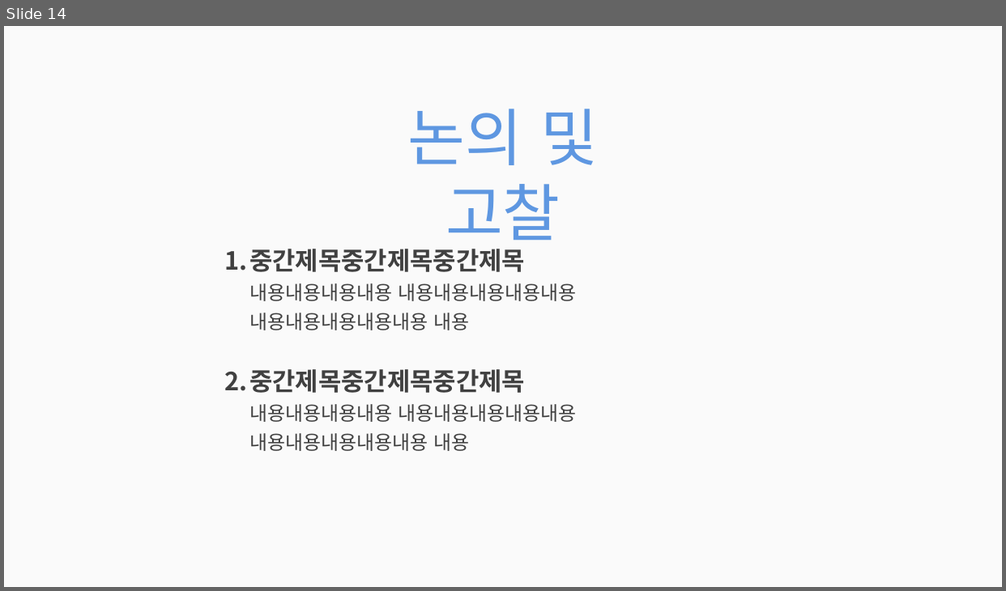
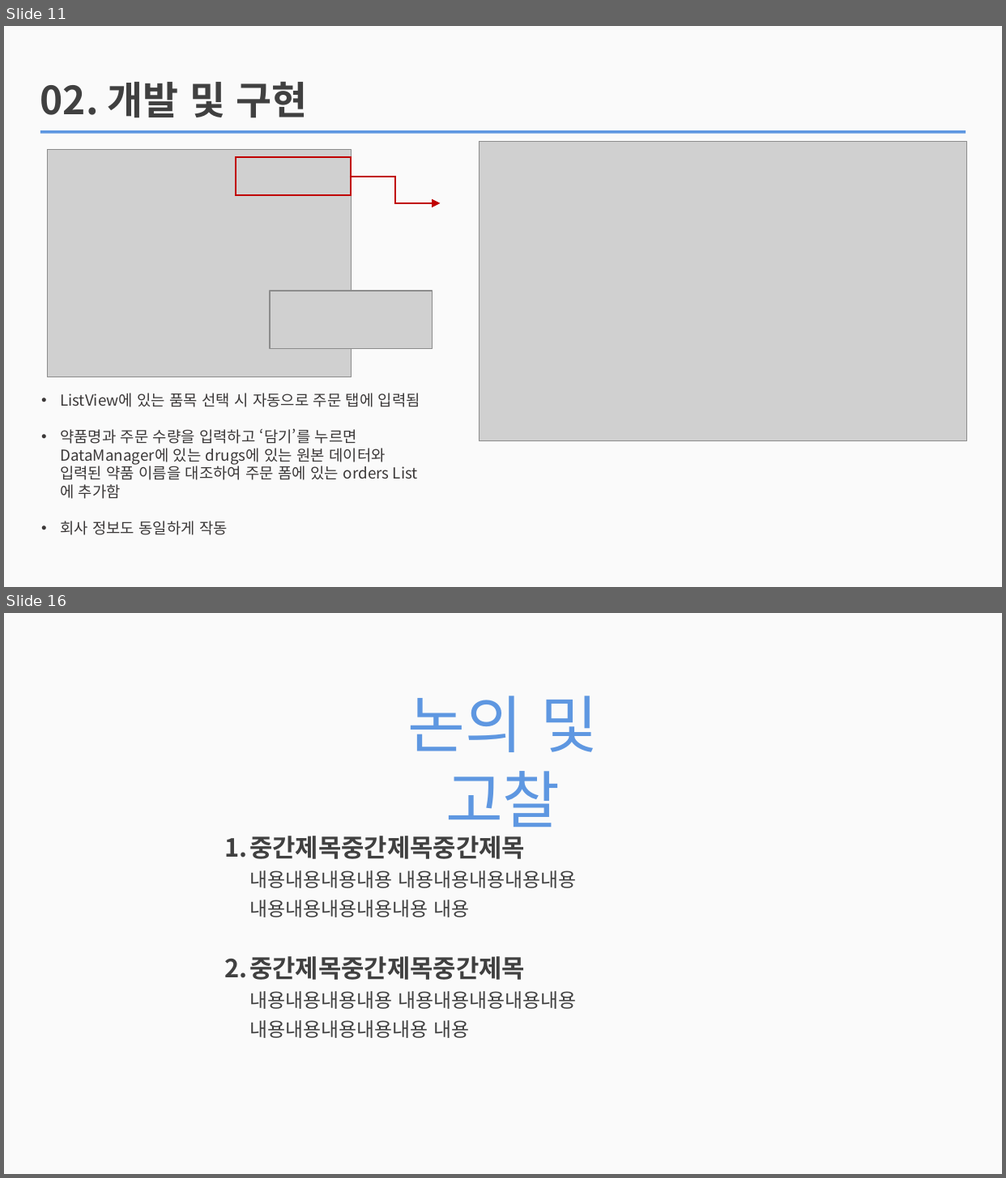
Before and after one commit to jhy0409/teamPrj, a slide deck: PPT/210421_빛창식과 아이들_사진추가본.pptx. Shown one above the other, each under a label of ours: slide 14 before the commit, slides 11 and 16 after it; the slides between them are not shown. The pictures are 1006x591 and 1006x1178 pixels, drawn with LibreOffice and Linux fonts; fonts in the diff are those of the drawing; grey boxes stand for pictures. Boxes give left, top, right and bottom in pixels: in the first picture for what was removed or moved away, otherwise in the second. Text is boxed around its words. In the diff, an @@ line names an element or a change of style, - is before the commit and + after.

```diff
--- a/PPT/210421_빛창식과 아이들_사진추가본.pptx
+++ b/PPT/210421_빛창식과 아이들_사진추가본.pptx
@@ slide 11 added at (4, 26, 1002, 587), background #FAFAFA @@
@@ text added at (40, 81, 307, 118), 28 pt, text #404040, bold @@
+02. 개발 및 구현
@@ rectangle added at (40, 130, 965, 134), fill #5E97E1 @@
@@ picture added at (479, 142, 967, 442) @@
@@ picture added at (47, 150, 351, 378) @@
@@ rectangle added at (236, 158, 351, 195), outline #C00000 1 pt @@
@@ elbow arrow added from (351, 177) to (440, 203), #C00000 1 pt @@
@@ picture added at (270, 292, 432, 349) @@
@@ text added at (60, 393, 420, 535), 11 pt, text #3B3838 @@
+• ListView에 있는 품목 선택 시 자동으로 주문 탭에 입력됨
+• 약품명과 주문 수량을 입력하고 ‘담기’를 누르면 DataManager에 있는 drugs에 있는 원본 데이터와 입력된 약품 이름을 대조하여 주문 폼에 있는 orders List에 추가함
+• 회사 정보도 동일하게 작동
@@ what was slide 14 is now slide 16 @@
```
Also in this commit, not shown: 2 slides changed, 11 other slides added, 10 slides removed.
